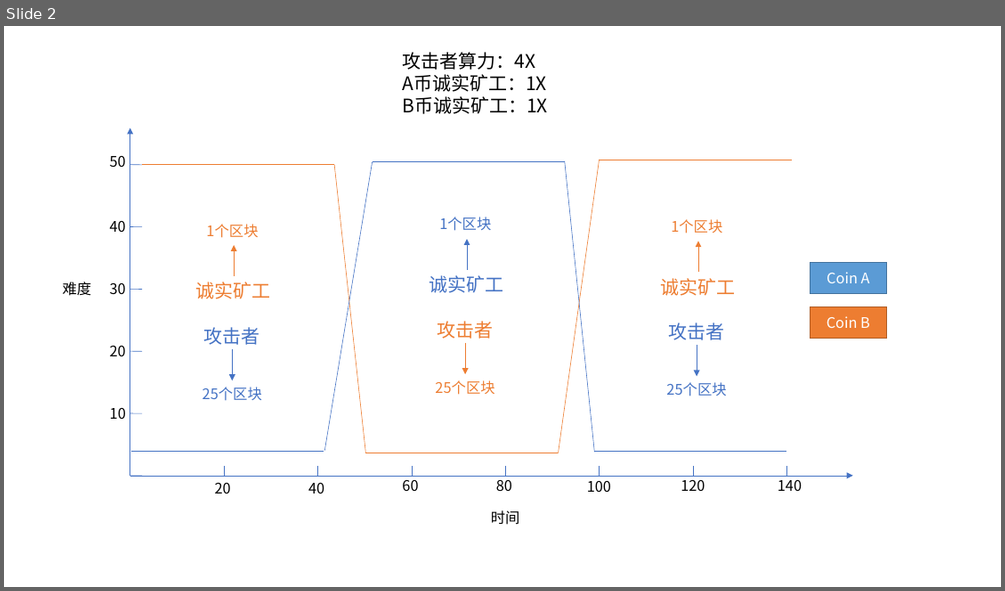
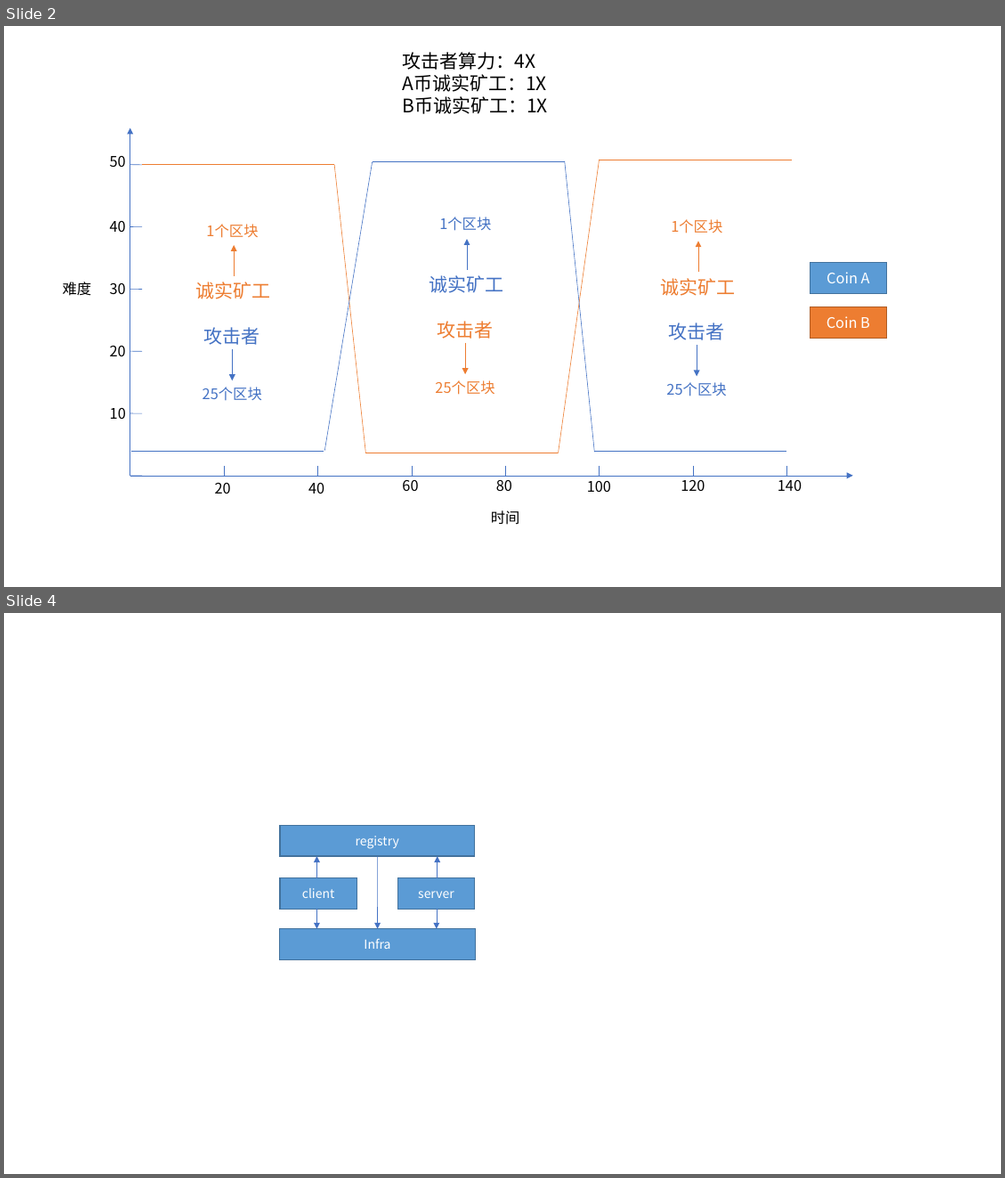
Before and after one commit to w3liu/algorithm, a slide deck: diagram/diagram.pptx. Shown one above the other, each under a label of ours: slide 2 before the commit, slides 2 and 4 after it; the slides between them are not shown. The pictures are 1005x591 and 1005x1178 pixels, drawn with LibreOffice and Linux fonts; fonts in the diff are those of the drawing. Boxes give left, top, right and bottom in pixels: in the first picture for what was removed or moved away, otherwise in the second. Text is boxed around its words. In the diff, an @@ line names an element or a change of style, - is before the commit and + after.

```diff
--- a/diagram/diagram.pptx
+++ b/diagram/diagram.pptx
@@ slide 4 added at box(4, 613, 1001, 1174), background #FFFFFF @@
@@ rectangle added at box(280, 826, 474, 856), fill #5B9BD5, outline #43739E 1 pt, 12 pt, text #FFFFFF @@
+registry
@@ rectangle added at box(280, 877, 357, 908), fill #5B9BD5, outline #43739E 1 pt, 12 pt, text #FFFFFF @@
+client
@@ arrow added from (316, 877) to (316, 856), #4472C4 0.5 pt @@
@@ arrow added from (377, 856) to (377, 929), #4472C4 0.5 pt @@
@@ rectangle added at box(398, 877, 475, 908), fill #5B9BD5, outline #43739E 1 pt, 12 pt, text #FFFFFF @@
+server
@@ arrow added from (437, 877) to (437, 856), #4472C4 0.5 pt @@
@@ rectangle added at box(279, 929, 476, 959), fill #5B9BD5, outline #43739E 1 pt, 12 pt, text #FFFFFF @@
+Infra
@@ arrow added from (316, 909) to (316, 929), #4472C4 0.5 pt @@
@@ arrow added from (437, 909) to (437, 929), #4472C4 0.5 pt @@
```
Also in this commit, not shown: 1 other slide added, 1 slide removed.
